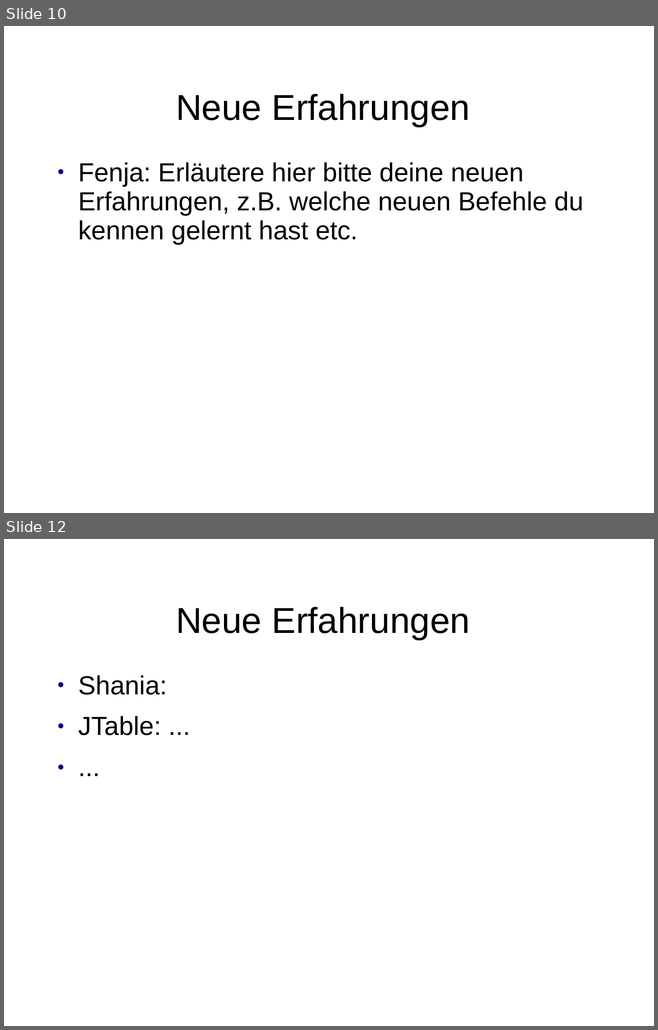
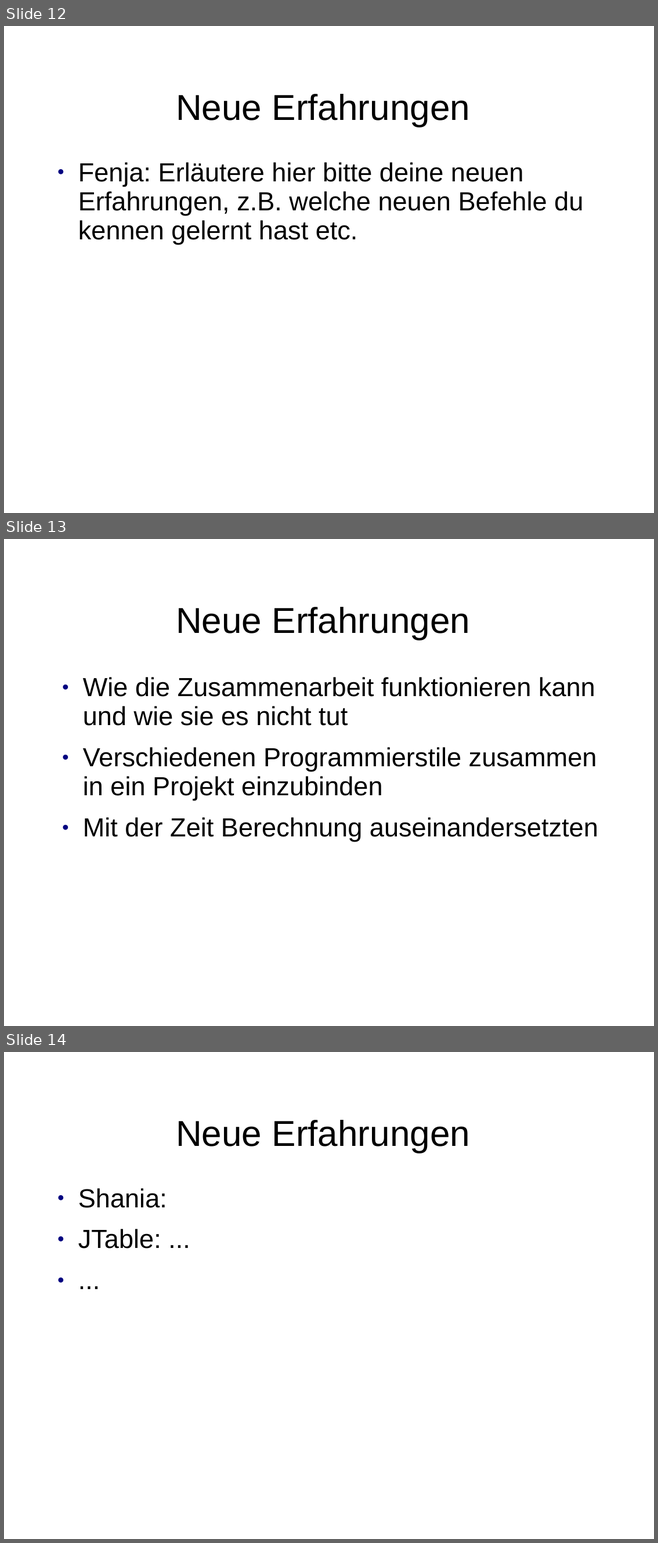
Before and after one commit to ShaniaAllhusen/Mittelstufenprojekt, a slide deck: Projekt-Präsentation.ppt. Shown one above the other, each under a label of ours: slides 10 and 12 before the commit, slides 12, 13 and 14 after it; the slides between them are not shown. The pictures are 658x1030 and 658x1543 pixels, drawn with LibreOffice and Linux fonts; fonts in the diff are those of the drawing. Boxes give left, top, right and bottom in pixels: in the first picture for what was removed or moved away, otherwise in the second. Text is boxed around its words. In the diff, an @@ line names an element or a change of style, - is before the commit and + after.

Commit message:
Aktualisierung Projekt-Präsentation

```diff
--- a/Projekt-Präsentation.ppt
+++ b/Projekt-Präsentation.ppt
@@ slide 13 added at (x1=4, y1=539, x2=654, y2=1026), background #FFFFFF @@
@@ title added at (x1=176, y1=607, x2=470, y2=639), 44 pt, text #000000 @@
+Neue Erfahrungen
@@ text added at (x1=83, y1=677, x2=598, y2=841), 32 pt, text #000000 @@
+● Wie die Zusammenarbeit funktionieren kann und wie sie es nicht tut
+● Verschiedenen Programmierstile zusammen in ein Projekt einzubinden
+● Mit der Zeit Berechnung auseinandersetzten
@@ what was slide 10 is now slide 12 @@
@@ what was slide 12 is now slide 14 @@
```
Also in this commit, not shown: 3 slides changed, 5 other slides added, 3 slides removed.
